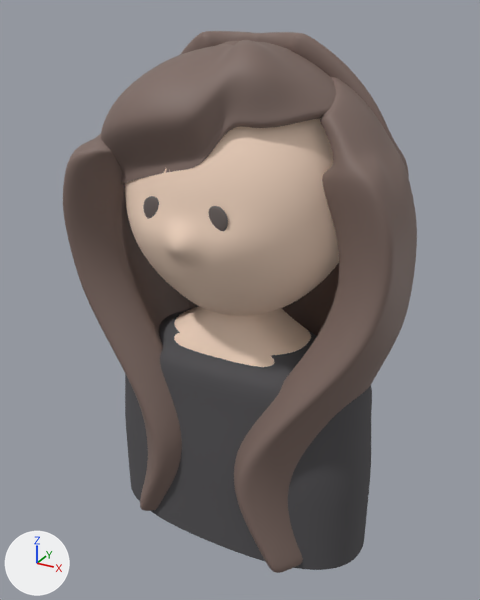
Two versions of the Blender file tools/figure/assets/long-wave/candidate/hair_long_wave.blend, one commit apart.
Before and after are seen from a 50 mm lens placed at (2.5, -4.57, 1.36), pointed at (-0.06, 0.08, -0.97). The lights are fixed; the arrows at lower left show +X, +Y and +Z. The first picture is the older version.

Objects in the first picture: 'body', 'hair_back', 'hair_left', 'hair_right', 'hair_top', 'head', 'top' and 2 more.
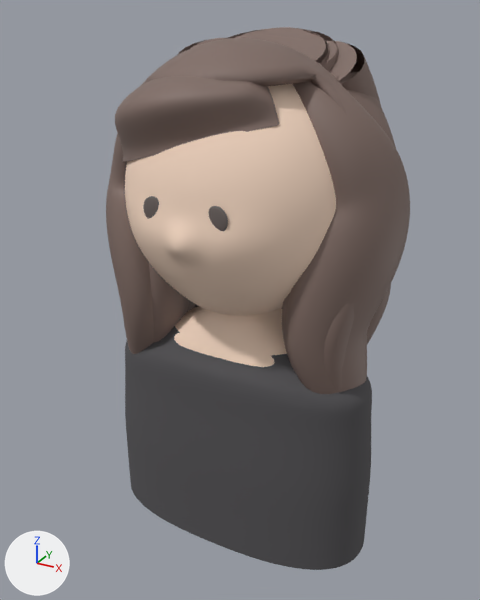
Boxes [x1, y1, x2, y2] around the edits, measured in the pictures (480 x 600 px):
'hair_right', deleted (brown)
    before: [234, 77, 417, 573]
'hair_front_r', added (brown)
    after: [286, 61, 410, 394]
'hair_top', reshaped
    before: [101, 40, 336, 185]
    after: [146, 38, 347, 115]
'hair_left', deleted (brown)
    before: [63, 133, 189, 511]
'hair_bang', added (brown)
    after: [115, 76, 279, 162]
'hair_front_l', added (brown)
    after: [106, 80, 154, 354]
'hair_back', deleted (mostly hidden)
    before: [180, 31, 409, 336]
'hair_back_r', added (mostly hidden)
    after: [316, 41, 391, 344]
'hair_mid_l', added (brown)
    after: [149, 263, 190, 343]
'hair_front_r2', added (brown)
    after: [324, 303, 354, 393]
'hair_inner', added (mostly hidden)
    after: [225, 28, 338, 309]
'hair_mid_r', added (mostly hidden)
    after: [282, 72, 396, 373]
'hair_back_c', added (brown)
    after: [255, 27, 330, 65]
'hair_back_l', added (mostly hidden)
    after: [178, 38, 225, 307]

Diff of the bpy script that builds the scene:
```diff
--- a/tools/figure/assets/long-wave/candidate/hair_long_wave.blend.py
+++ b/tools/figure/assets/long-wave/candidate/hair_long_wave.blend.py
@@ me_hair_top @@
-me_hair_top.from_pydata(...)  # 18432 vertices, 18432 faces; spans x -1.08..0.88, y -0.92..0.94, z -0.01..1.16
+me_hair_top.from_pydata(...)  # 1218 vertices, 1264 faces; spans x -1.09..1.09, y -0.69..1.02, z -0.21..1.16
+# me_hair_top part 1: 2 vertices moved within x 0.2..0.35, y -0.35..-0.11, z 0.94..1.13; 18426 vertices removed from x -1.08..0.88, y -0.92..0.94, z -0.01..1.16; 1212 vertices added at x -1.09..1.09, y -0.69..1.02, z -0.21..1.16
 me_hair_top.materials.append(mat_hair)
@@ ob_hair_left @@
-ob_hair_left = bpy.data.objects.new('hair_left', me_hair_left)
@@ ob_hair_right @@
-ob_hair_right = bpy.data.objects.new('hair_right', me_hair_right)
@@ ob_hair_back @@
-ob_hair_back = bpy.data.objects.new('hair_back', me_hair_back)
@@ ob_hair_back_r @@
+ob_hair_back_r = bpy.data.objects.new('hair_back_r', me_hair_back_r)  # 3072 vertices, 3044 faces; spans x -0.09..1.08, y 0.18..1.13, z -2.9..1.13; in mat_hair (brown #7e6a63)
+ob_hair_back_r.location = (0.0, 0.0, 0.0)
@@ ob_hair_back_c @@
+ob_hair_back_c = bpy.data.objects.new('hair_back_c', me_hair_back_c_001)  # 3072 vertices, 3044 faces; spans x -0.61..0.65, y 0.17..1.19, z -2.91..1.21; in mat_hair (brown #7e6a63)
+ob_hair_back_c.location = (0.0, 0.0, 0.0)
@@ ob_hair_back_l @@
+ob_hair_back_l = bpy.data.objects.new('hair_back_l', me_hair_back_l)  # 3072 vertices, 3044 faces; spans x -1.06..0.11, y 0.19..1.13, z -2.9..1.13; in mat_hair (brown #7e6a63)
+ob_hair_back_l.location = (0.0, 0.0, 0.0)
@@ ob_hair_mid_r @@
+ob_hair_mid_r = bpy.data.objects.new('hair_mid_r', me_hair_mid_r)  # 2640 vertices, 2612 faces; spans x 0.44..1.2, y -0.42..0.69, z -2.85..0.92; in mat_hair (brown #7e6a63)
+ob_hair_mid_r.location = (0.0, 0.0, 0.0)
@@ ob_hair_mid_l @@
+ob_hair_mid_l = bpy.data.objects.new('hair_mid_l', me_hair_mid_l)  # 2640 vertices, 2612 faces; spans x -1.19..-0.38, y -0.47..0.71, z -2.85..0.98; in mat_hair (brown #7e6a63)
+ob_hair_mid_l.location = (0.0, 0.0, 0.0)
@@ ob_hair_front_r2 @@
+ob_hair_front_r2 = bpy.data.objects.new('hair_front_r2', me_hair_front_r2_001)  # 2640 vertices, 2612 faces; spans x 0.55..1.13, y -0.38..0.45, z -2.83..0.88; in mat_hair (brown #7e6a63)
+ob_hair_front_r2.location = (0.0, 0.0, 0.0)
@@ ob_hair_front_r @@
+ob_hair_front_r = bpy.data.objects.new('hair_front_r', me_hair_front_r_001)  # 3072 vertices, 3044 faces; spans x 0.34..1.28, y -0.48..0.51, z -2.9..1.01; in mat_hair (brown #7e6a63)
+ob_hair_front_r.location = (0.0, 0.0, 0.0)
@@ ob_hair_front_l @@
+ob_hair_front_l = bpy.data.objects.new('hair_front_l', me_hair_front_l_001)  # 3072 vertices, 3044 faces; spans x -1.25..-0.19, y -0.57..0.49, z -2.9..1.09; in mat_hair (brown #7e6a63)
+ob_hair_front_l.location = (0.0, 0.0, 0.0)
@@ ob_hair_inner @@
+ob_hair_inner = bpy.data.objects.new('hair_inner', me_hair_inner)  # 2640 vertices, 2612 faces; spans x -0.72..0.76, y 0.02..1.18, z -2.9..1.21; in mat_hair (brown #7e6a63)
+ob_hair_inner.location = (0.0, 0.0, 0.0)
@@ ob_hair_bang @@
+ob_hair_bang = bpy.data.objects.new('hair_bang', me_hair_bang_001)  # 8930 vertices, 8928 faces; spans x -0.99..0.54, y -0.84..0.02, z 0.19..1.01; in mat_hair (brown #7e6a63)
+ob_hair_bang.location = (0.0, 0.0, 0.0)
```
